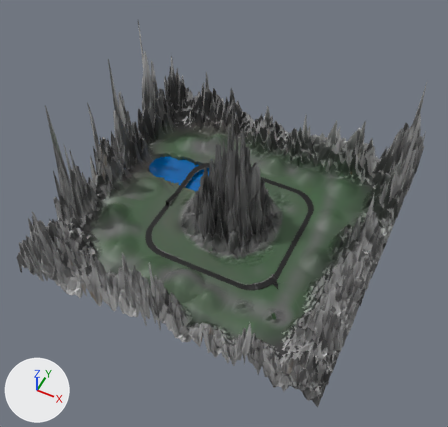
The Blender file Assets/racetrack/track.blend as it was, and as the next commit left it.
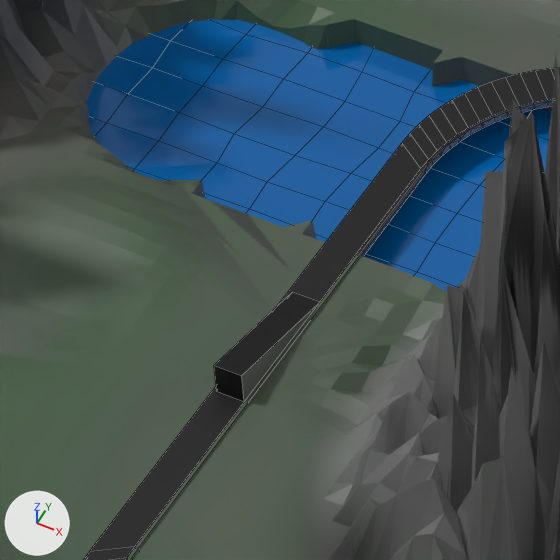
Each version appears first whole from a camera (50 mm lens) standing at (3.49, -7.29, 9.28) and looking at (0.01, -0.34, 0.61), and next in a close-up on the part from 31% to 47% of the width and 36% to 53% of the height. The lights are fixed; the arrows at lower left show +X, +Y and +Z. The close-ups show mesh edges as thin lines.

Objects in the first close-up: 'Plane', 'Terrain', 'Water'.
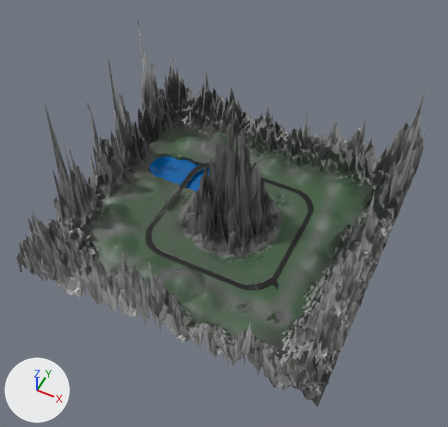
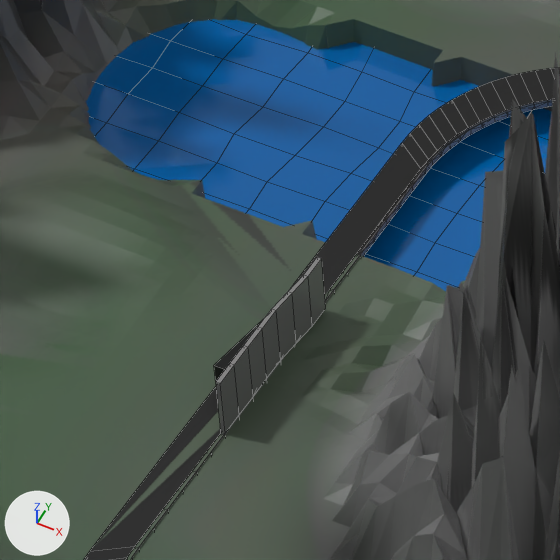
Where the change shows, as pixel boxes [x1, y1, x2, y2] in the close-ups (560 x 560 px):
part 1 of me_plane, built on: [100, 173, 424, 541] in both

What changed in the scene script:
```text
Change me_plane:
    used by ob_plane; location = (0.0, 0.0, 0.032); scale = (1.38, 1.38, 1.38)
    remove me_plane.from_pydata(...)  # 380 vertices, 284 faces; spans x -1.0..1.0, y -1.0..1.0, z 0.0..0.08
    add me_plane.from_pydata(...)  # 477 vertices, 359 faces, 1 loose edge; spans x -1.0..1.0, y -1.0..1.0, z 0.0..0.15
    me_plane part 1
    3 faces are deleted
    59 vertices are added at x -0.92, y -0.5..0.5, z 0.0..0.13
    6 new vertices lie (0.0, 0.05, 0.0) away from vertices in x -0.92, y -0.13, z 0.0..0.01
    6 new vertices lie (0.0, 0.05, 0.0) away from vertices in x -0.92, y -0.08, z 0.0..0.01
    6 new vertices lie (0.0, 0.06, 0.0) away from vertices in x -0.92, y -0.03, z 0.0..0.01
    6 new vertices lie (0.0, 0.05, 0.0) away from vertices in x -0.92, y 0.03, z 0.0..0.01
    7 new vertices lie (0.0, 0.0, 0.14) away from vertices in x -0.92, y -0.24..0.08, z 0.01
    7 new vertices lie (0.0, 0.05, 0.0) away from vertices in x -0.92, y 0.08, z 0.0..0.15
    1 loose edge is added
    21 new faces join them, mat_material (black #060606)
    57 new faces join them, mat_steel (grey #9c9c9c)
```
